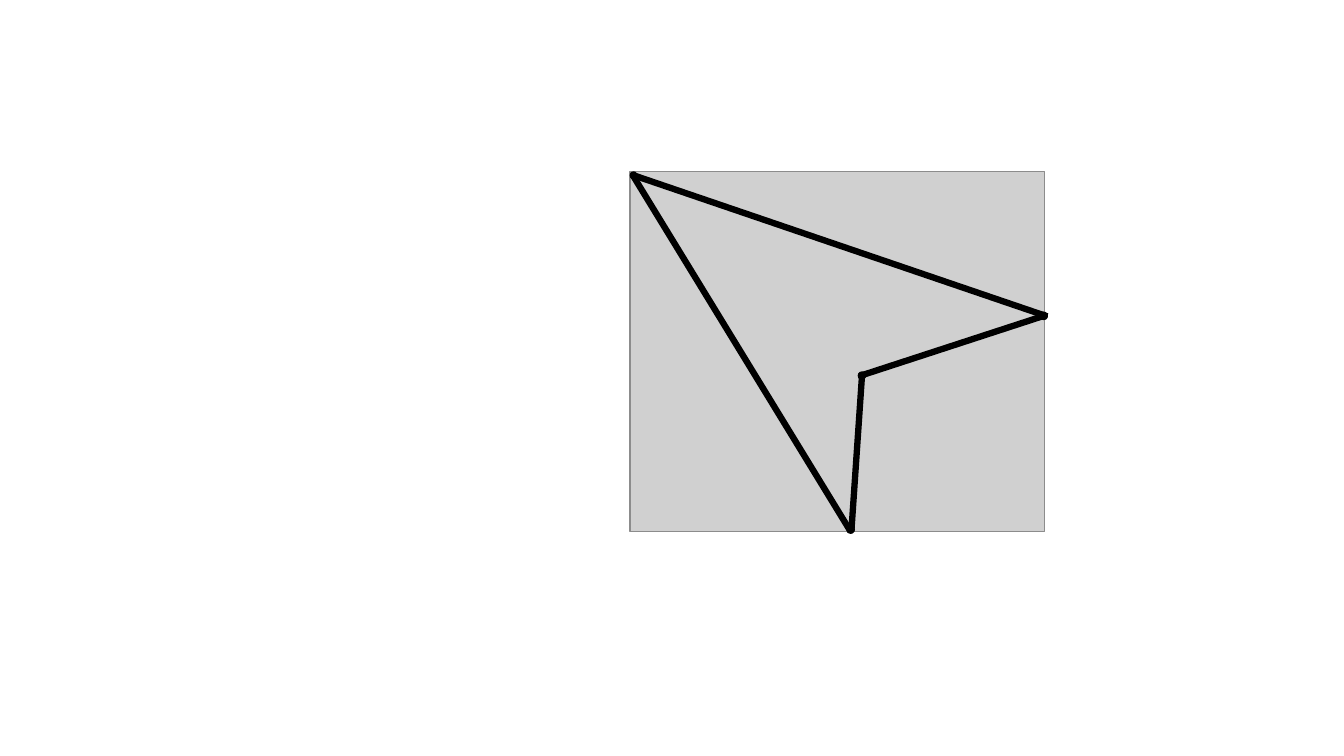
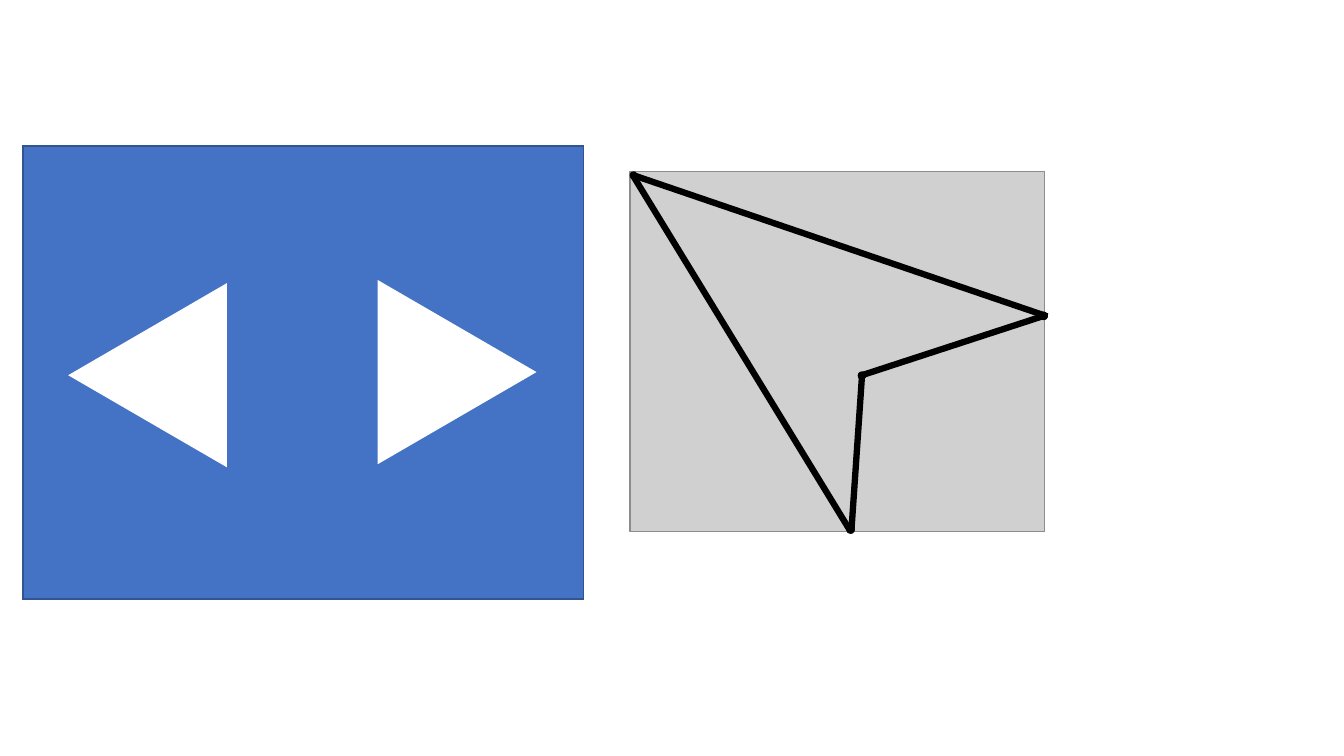
Before and after one commit to abenjaminov/FOG, a slide deck: slide 5 of Assets/Etc/Textures.pptx. Drawn at 1344x756 pixels with LibreOffice and Linux fonts; fonts in the diff are those of the drawing; grey boxes stand for pictures. Boxes give left, top, right and bottom in pixels: in the first picture for what was removed or moved away, otherwise in the second. Text is boxed around its words. In the diff, an @@ line names an element or a change of style, - is before the commit and + after.

```diff
--- a/Assets/Etc/Textures.pptx
+++ b/Assets/Etc/Textures.pptx
@@ rectangle added at (23,146,584,600), fill #4472C4, outline #325491 1 pt @@
@@ triangle added at (70,284,226,465), fill #FFFFFF, outline #FFFFFF 1 pt @@
@@ triangle added at (379,281,535,462), fill #FFFFFF, outline #FFFFFF 1 pt @@
```
Also in this commit, not shown: 14 other files.
